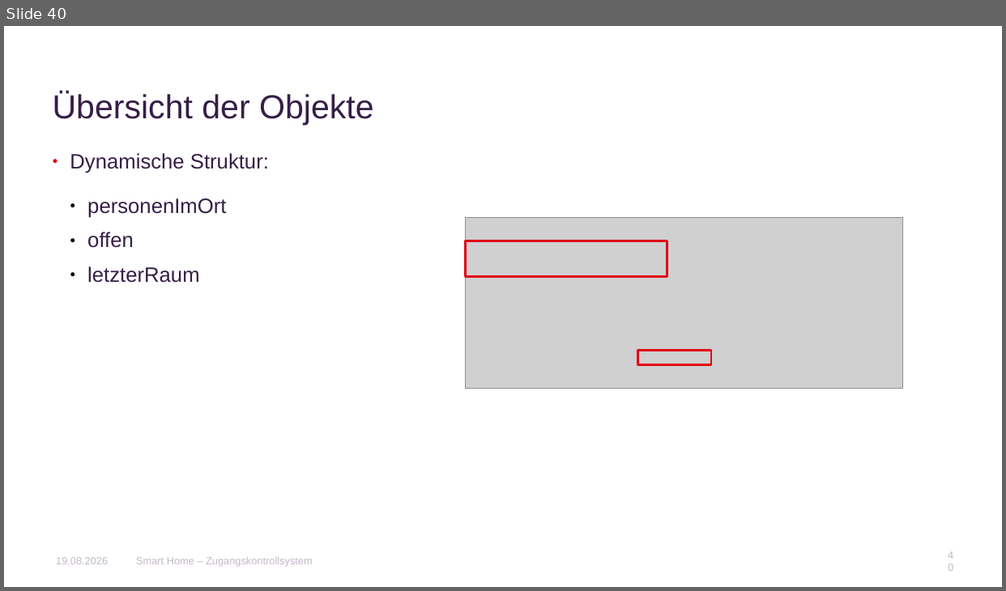
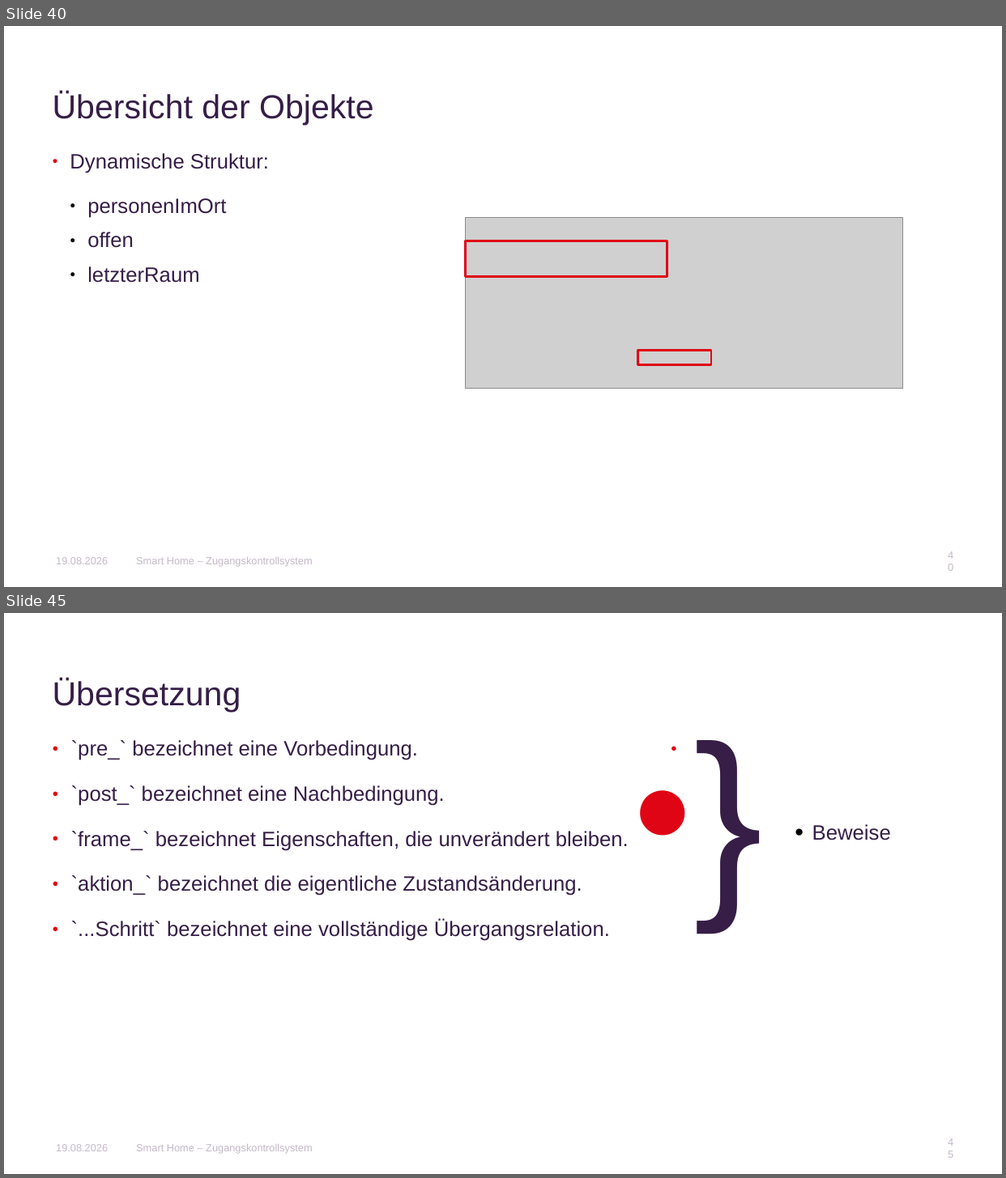
Before and after one commit to AnnaLiviaMartin/rs-smart-home, a slide deck: presentation/Smart_Home_Zugangskontrollsystem.pptx. Shown one above the other, each under a label of ours: slide 40 before the commit, slides 40 and 45 after it; the slides between them are not shown. The pictures are 1006x591 and 1006x1178 pixels, drawn with LibreOffice and Linux fonts; fonts in the diff are those of the drawing; grey boxes stand for pictures; background and template pictures are left out. Boxes give left, top, right and bottom in pixels: in the first picture for what was removed or moved away, otherwise in the second. Text is boxed around its words. In the diff, an @@ line names an element or a change of style, - is before the commit and + after.

```diff
--- a/presentation/Smart_Home_Zugangskontrollsystem.pptx
+++ b/presentation/Smart_Home_Zugangskontrollsystem.pptx
@@ slide 45 added at <box>4,613,1002,1174</box>, background #FFFFFF @@
@@ title added at <box>53,679,241,712</box>, 32 pt, text #361E47 @@
+Übersetzung
@@ text added at <box>628,728,799,949</box>, 200 pt, text #361E47 @@
+● }
@@ text added at <box>71,740,629,941</box>, 20 pt, text #361E47 @@
+● `pre_` bezeichnet eine Vorbedingung.
+● `post_` bezeichnet eine Nachbedingung.
+● `frame_` bezeichnet Eigenschaften, die unverändert bleiben.
+● `aktion_` bezeichnet die eigentliche Zustandsänderung.
+● `...Schritt` bezeichnet eine vollständige Übergangsrelation.
@@ text added at <box>812,824,891,841</box>, 20 pt, text #361E47 @@
+      ● Beweise
@@ text added at <box>56,1144,108,1152</box>, 10 pt, text #C4B9C8 @@
+19.08.2026
@@ text added at <box>136,1144,313,1154</box>, 10 pt, text #C4B9C8 @@
+Smart Home – Zugangskontrollsystem
@@ page number added at <box>944,1139,957,1159</box>, 10 pt, text #C4B9C8 @@
+45
```
Also in this commit, not shown: 12 slides changed, 7 slides removed.
